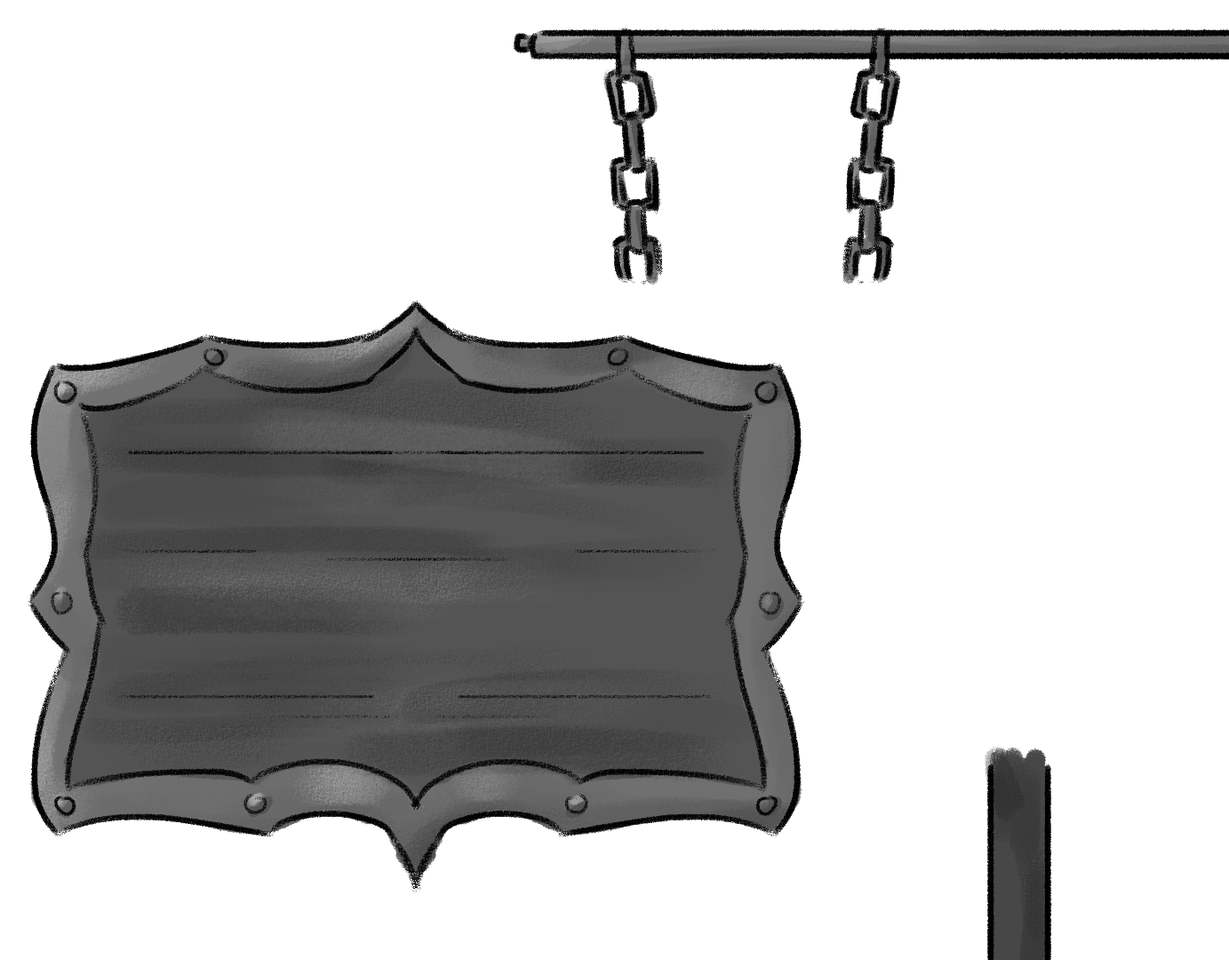
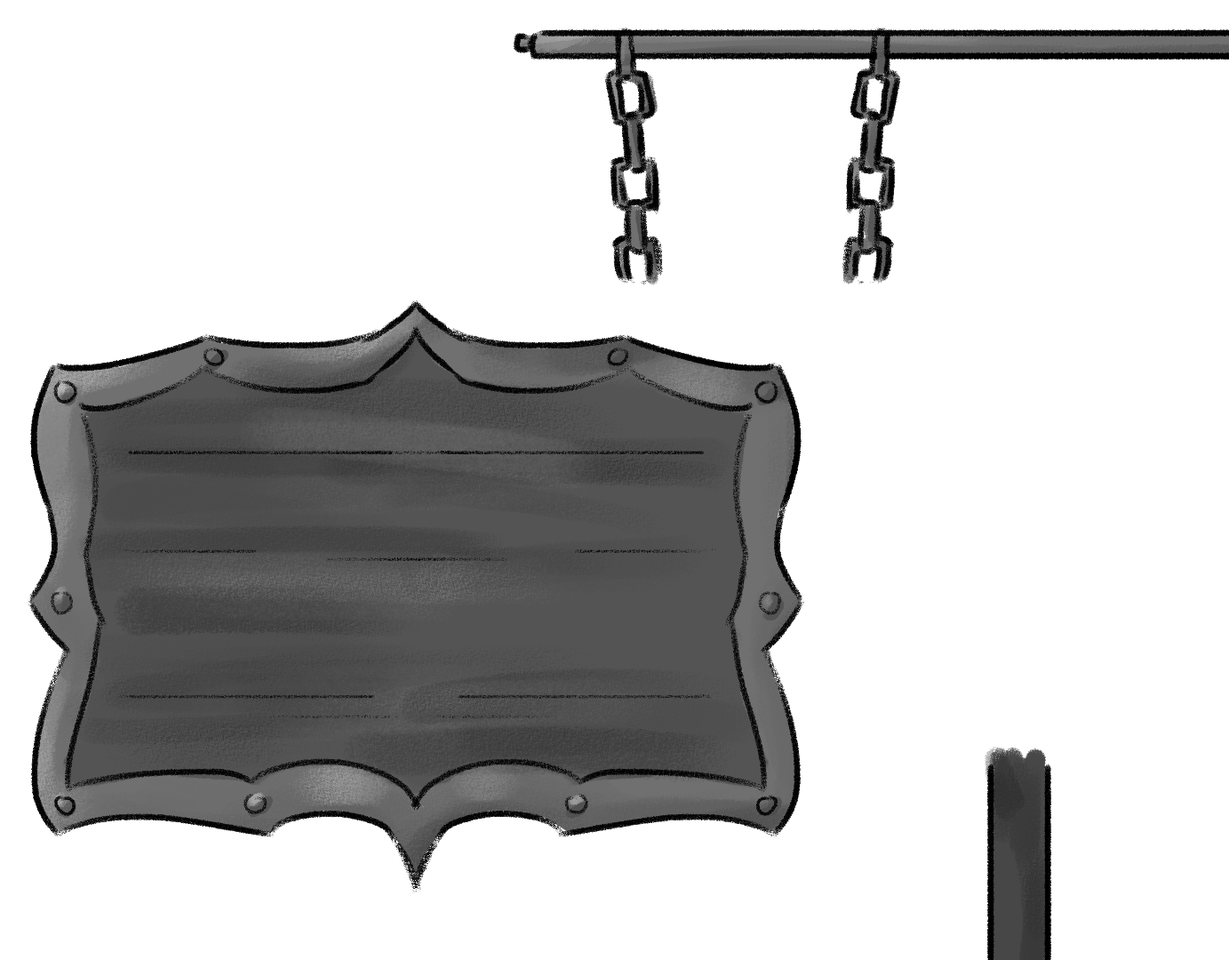
The second 1229px x 960px image is a revision of the first. Changes to its layers:
painted on "Calque 5" over [603, 69, 655, 244]
painted on "Calque 3" over [30, 352, 802, 876]
